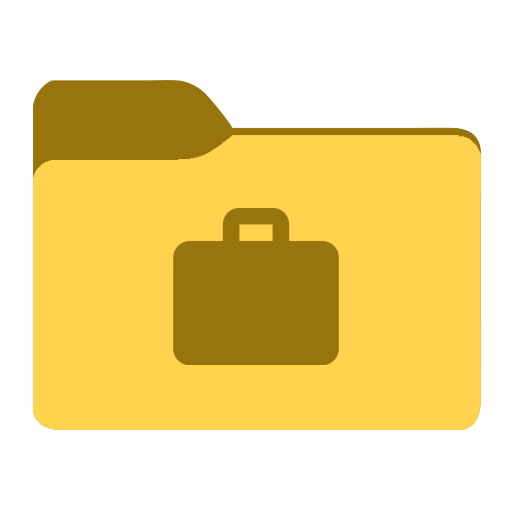
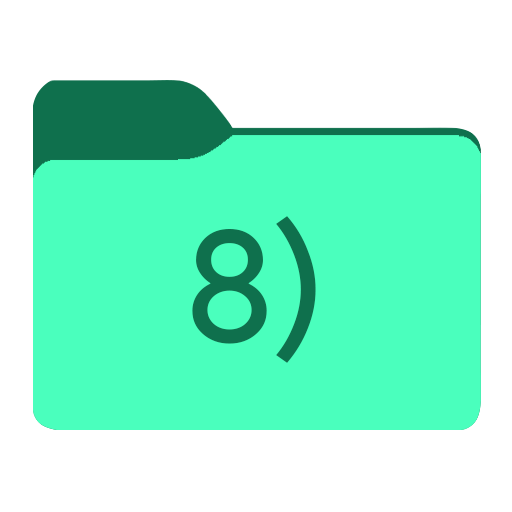
Revision of a layered 512×512 image; what changed, layer by layer:
added layer "8)" in group "front" over bbox(192, 216, 316, 363)
removed layer "352228_work_icon" from group "icon" over bbox(173, 208, 339, 365)
painted on "front-color" over bbox(33, 80, 481, 430)
painted on "back-color" over bbox(33, 80, 481, 430)
